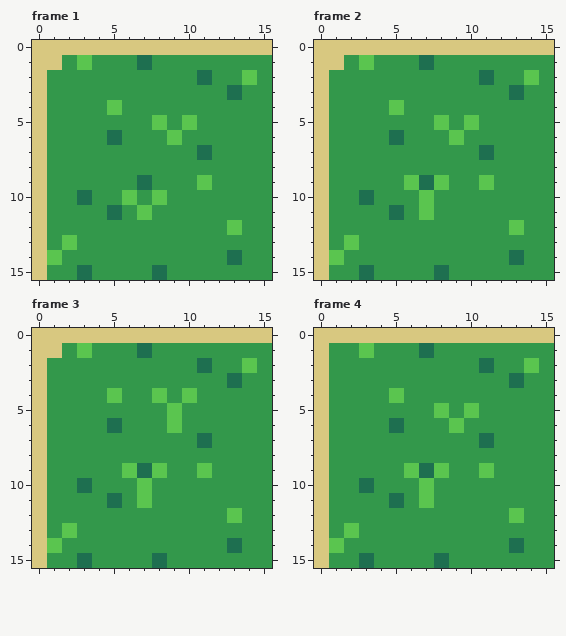
Two versions of one pixel-art file, aseprite/bg_tile_grass.aseprite. That is the earlier state.
16x16 pixels, 4 frames. Shown: frame 1, frame 2, frame 3, frame 4.
Now the later version:
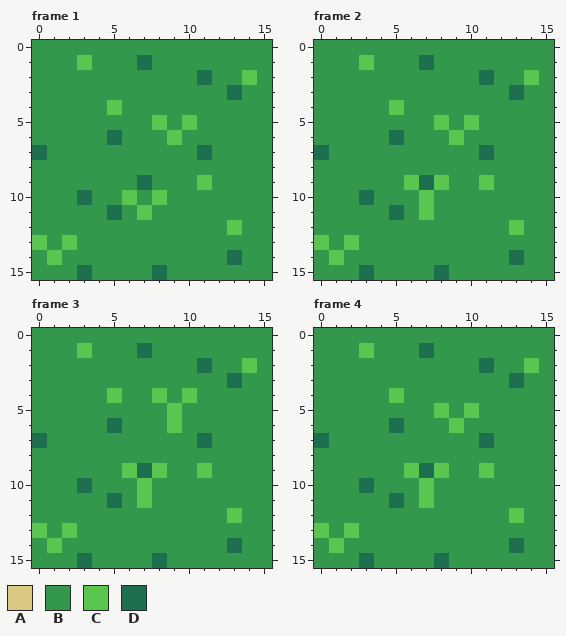
Palette (. is transparent): A #d8c880  B #33984b  C #5ac54f  D #1e6f50
From old to new:
layer "rock_w" removed
layer "rock_nw" removed
layer "snow_w" removed
layer "snow_nw" removed
layer "desert_w" removed
layer "desert_nw" removed
--- frame 1
@@ x 0..15 @@
- 0 AAAAAAAAAAAAAAAA
- 1 AABCBBBDBBBBBBBB
- 2 ABBBBBBBBBBDBBCB
- 3 ABBBBBBBBBBBBDBB
- 4 ABBBBCBBBBBBBBBB
- 5 ABBBBBBBCBCBBBBB
- 6 ABBBBDBBBCBBBBBB
- 7 ABBBBBBBBBBDBBBB
- 8 ABBBBBBBBBBBBBBB
- 9 ABBBBBBDBBBCBBBB
-10 ABBDBBCBCBBBBBBB
-11 ABBBBDBCBBBBBBBB
-12 ABBBBBBBBBBBBCBB
-13 ABCBBBBBBBBBBBBB
-14 ACBBBBBBBBBBBDBB
-15 ABBDBBBBDBBBBBBB
+ 0 BBBBBBBBBBBBBBBB
+ 1 BBBCBBBDBBBBBBBB
+ 2 BBBBBBBBBBBDBBCB
+ 3 BBBBBBBBBBBBBDBB
+ 4 BBBBBCBBBBBBBBBB
+ 5 BBBBBBBBCBCBBBBB
+ 6 BBBBBDBBBCBBBBBB
+ 7 DBBBBBBBBBBDBBBB
+ 8 BBBBBBBBBBBBBBBB
+ 9 BBBBBBBDBBBCBBBB
+10 BBBDBBCBCBBBBBBB
+11 BBBBBDBCBBBBBBBB
+12 BBBBBBBBBBBBBCBB
+13 CBCBBBBBBBBBBBBB
+14 BCBBBBBBBBBBBDBB
+15 BBBDBBBBDBBBBBBB
--- frame 2
@@ x 0..15 @@
- 0 AAAAAAAAAAAAAAAA
- 1 AABCBBBDBBBBBBBB
- 2 ABBBBBBBBBBDBBCB
- 3 ABBBBBBBBBBBBDBB
- 4 ABBBBCBBBBBBBBBB
- 5 ABBBBBBBCBCBBBBB
- 6 ABBBBDBBBCBBBBBB
- 7 ABBBBBBBBBBDBBBB
- 8 ABBBBBBBBBBBBBBB
- 9 ABBBBBCDCBBCBBBB
-10 ABBDBBBCBBBBBBBB
-11 ABBBBDBCBBBBBBBB
-12 ABBBBBBBBBBBBCBB
-13 ABCBBBBBBBBBBBBB
-14 ACBBBBBBBBBBBDBB
-15 ABBDBBBBDBBBBBBB
+ 0 BBBBBBBBBBBBBBBB
+ 1 BBBCBBBDBBBBBBBB
+ 2 BBBBBBBBBBBDBBCB
+ 3 BBBBBBBBBBBBBDBB
+ 4 BBBBBCBBBBBBBBBB
+ 5 BBBBBBBBCBCBBBBB
+ 6 BBBBBDBBBCBBBBBB
+ 7 DBBBBBBBBBBDBBBB
+ 8 BBBBBBBBBBBBBBBB
+ 9 BBBBBBCDCBBCBBBB
+10 BBBDBBBCBBBBBBBB
+11 BBBBBDBCBBBBBBBB
+12 BBBBBBBBBBBBBCBB
+13 CBCBBBBBBBBBBBBB
+14 BCBBBBBBBBBBBDBB
+15 BBBDBBBBDBBBBBBB
--- frame 3
@@ x 0..15 @@
- 0 AAAAAAAAAAAAAAAA
- 1 AABCBBBDBBBBBBBB
- 2 ABBBBBBBBBBDBBCB
- 3 ABBBBBBBBBBBBDBB
- 4 ABBBBCBBCBCBBBBB
- 5 ABBBBBBBBCBBBBBB
- 6 ABBBBDBBBCBBBBBB
- 7 ABBBBBBBBBBDBBBB
- 8 ABBBBBBBBBBBBBBB
- 9 ABBBBBCDCBBCBBBB
-10 ABBDBBBCBBBBBBBB
-11 ABBBBDBCBBBBBBBB
-12 ABBBBBBBBBBBBCBB
-13 ABCBBBBBBBBBBBBB
-14 ACBBBBBBBBBBBDBB
-15 ABBDBBBBDBBBBBBB
+ 0 BBBBBBBBBBBBBBBB
+ 1 BBBCBBBDBBBBBBBB
+ 2 BBBBBBBBBBBDBBCB
+ 3 BBBBBBBBBBBBBDBB
+ 4 BBBBBCBBCBCBBBBB
+ 5 BBBBBBBBBCBBBBBB
+ 6 BBBBBDBBBCBBBBBB
+ 7 DBBBBBBBBBBDBBBB
+ 8 BBBBBBBBBBBBBBBB
+ 9 BBBBBBCDCBBCBBBB
+10 BBBDBBBCBBBBBBBB
+11 BBBBBDBCBBBBBBBB
+12 BBBBBBBBBBBBBCBB
+13 CBCBBBBBBBBBBBBB
+14 BCBBBBBBBBBBBDBB
+15 BBBDBBBBDBBBBBBB
--- frame 4
@@ x 0..15 @@
- 0 AAAAAAAAAAAAAAAA
- 1 ABBCBBBDBBBBBBBB
- 2 ABBBBBBBBBBDBBCB
- 3 ABBBBBBBBBBBBDBB
- 4 ABBBBCBBBBBBBBBB
- 5 ABBBBBBBCBCBBBBB
- 6 ABBBBDBBBCBBBBBB
- 7 ABBBBBBBBBBDBBBB
- 8 ABBBBBBBBBBBBBBB
- 9 ABBBBBCDCBBCBBBB
-10 ABBDBBBCBBBBBBBB
-11 ABBBBDBCBBBBBBBB
-12 ABBBBBBBBBBBBCBB
-13 ABCBBBBBBBBBBBBB
-14 ACBBBBBBBBBBBDBB
-15 ABBDBBBBDBBBBBBB
+ 0 BBBBBBBBBBBBBBBB
+ 1 BBBCBBBDBBBBBBBB
+ 2 BBBBBBBBBBBDBBCB
+ 3 BBBBBBBBBBBBBDBB
+ 4 BBBBBCBBBBBBBBBB
+ 5 BBBBBBBBCBCBBBBB
+ 6 BBBBBDBBBCBBBBBB
+ 7 DBBBBBBBBBBDBBBB
+ 8 BBBBBBBBBBBBBBBB
+ 9 BBBBBBCDCBBCBBBB
+10 BBBDBBBCBBBBBBBB
+11 BBBBBDBCBBBBBBBB
+12 BBBBBBBBBBBBBCBB
+13 CBCBBBBBBBBBBBBB
+14 BCBBBBBBBBBBBDBB
+15 BBBDBBBBDBBBBBBB
Boxes around the changes in both pictures, in picture pixels (x1, y1, x2, y2):
changed: (32, 40, 272, 280)
changed: (314, 40, 554, 280)
changed: (32, 328, 272, 568)
changed: (314, 328, 554, 568)
